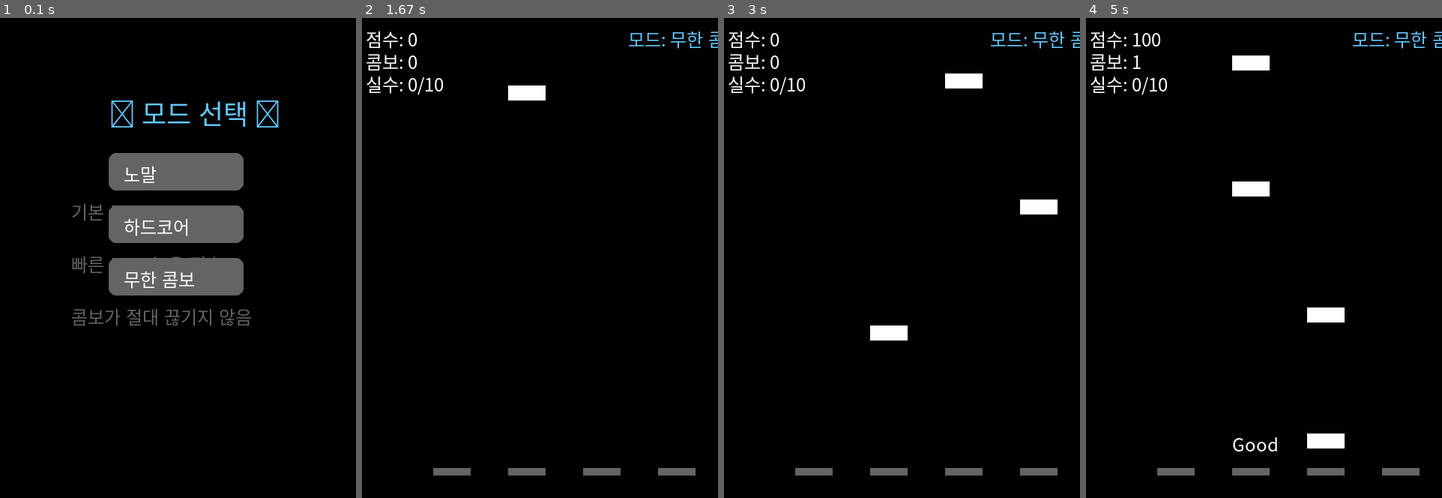
Above: before the commit, frames 1-4 (left to right).
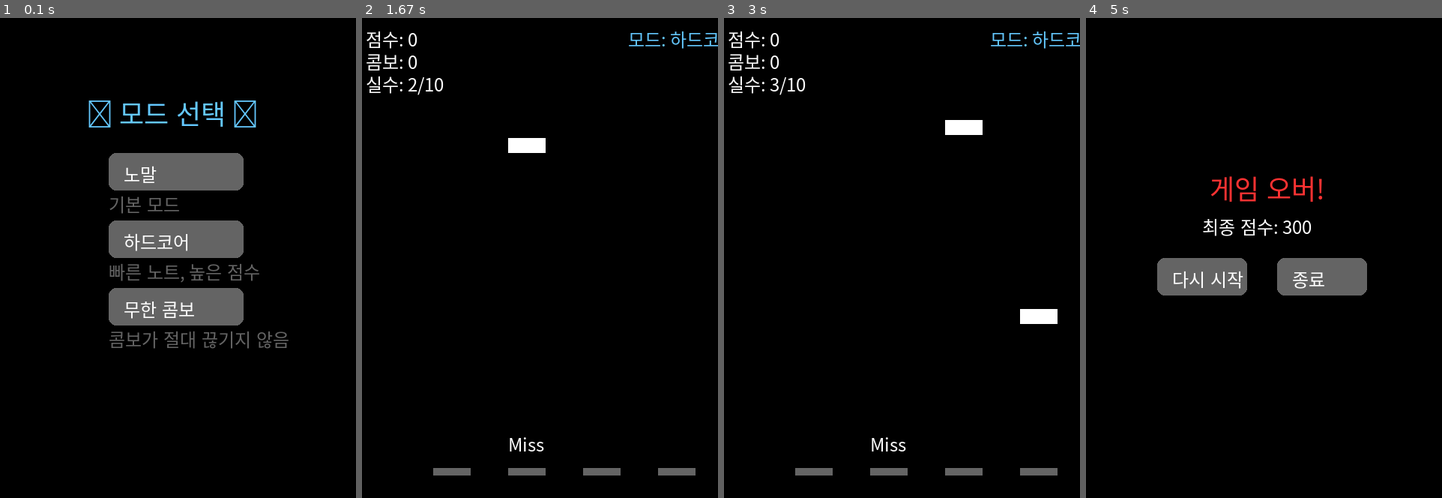
Above: after the commit, the same moments.

Repository: h-0y28/legend-pygame
Game: pygame game, started from leedem.py
Same seed, same stepped clock (60 frames per second), same inputs: the game is played once before the commit and once after it.
Inputs (mouse positions are in pixels of both pictures, inside the frame that each line leads up to):
- Up to frame 1 (0.1 s): no input
- Up to frame 2 (1.67 s): click (536, 258) at 0.38 s; tap D at 0.67 s; tap K at 1 s
- Up to frame 3 (3 s): click (898, 315) at 2.38 s; tap K at 2.67 s
- Up to frame 4 (5 s): tap K at 3.07, 3.37, 3.57, 3.9, 4.2, 4.4, 4.7 s; click (1157, 166) at 4.95 s

The runs differ from the first frame. In frame 1, 9.3% of the frame differs, in the area x 20-82%, y 17-69%; in frame 2, 1.0%; in frame 3, 2.0%; in frame 4, 7.6%.

Commit message:
style: 시작 화면 ui 개선

Diff:
--- a/leedem.py
+++ b/leedem.py
@@ -115,10 +115,16 @@
     modes = ["노말", "하드코어", "무한 콤보"]
     while True:
         screen.fill(BLACK)
-        draw_text("🎮 모드 선택 🎮", 150, 100, BLUE, BIG_FONT)
+        draw_text("🎮 모드 선택 🎮", 120, 100, BLUE, BIG_FONT)
+
         for i, mode in enumerate(modes):
-            draw_button(mode, 150, 180 + i * 70, 180, 50)
-            draw_text(get_mode_description(mode), 100, 180 + i * 70 + 60, GRAY, FONT)
+            button_y = 180 + i * 90  # 버튼 간격을 더 넓혀줌
+            draw_button(mode, 150, button_y, 180, 50)
+
+            # 설명 텍스트는 버튼보다 더 아래에 출력
+            desc_y = button_y + 50
+            draw_text(get_mode_description(mode), 150, desc_y, GRAY, FONT)
+
         pygame.display.flip()
 
         for event in pygame.event.get():
@@ -126,7 +132,8 @@
                 pygame.quit(); sys.exit()
             if event.type == pygame.MOUSEBUTTONDOWN:
                 for i, mode in enumerate(modes):
-                    if 150 <= event.pos[0] <= 330 and (180 + i * 70) <= event.pos[1] <= (230 + i * 70):
+                    button_y = 180 + i * 90
+                    if 150 <= event.pos[0] <= 330 and button_y <= event.pos[1] <= (button_y + 50):
                         current_mode = mode
                         return
 
